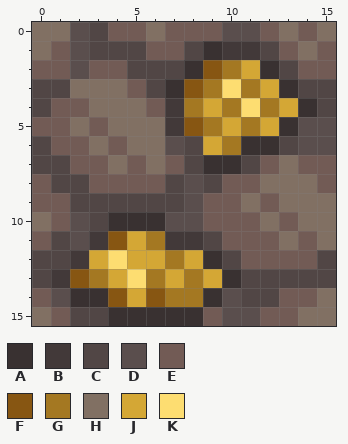
Pixel-art sprite, stored at Animations/Stone/GOLD/000.png. Above: the version before the commit.
The file is 32x32 pixels, drawn in blocks of 2x2; one block is one cell here. Colours within 5 levels of each other are drawn and written as one.
Palette (. is transparent): A #393131  B #423939  C #514645  D #5a4e4d  E #725b55  F #875612  G #a47822  H #817063  J #d4a735  K #fddd71
Pixels before, first column x 0:
 0 HHDCEEHEEEDDEHEH
 1 HEDCCCEECABBCEHE
 2 EEDEECCCAFGJACEE
 3 CCHHHECAFGKGJACC
 4 CEEHHHEBGJGKGJAC
 5 EEHEHHHBFGJGJADD
 6 CEEHEHHDCJGAACDD
 7 CCEEHEHECAACEHEE
 8 ECCEEEECDCEEHHHE
 9 EECCCCCCDEEHEHHH
10 HEDCAAADDEEEHEHH
11 ECDBFJGBBCEEEHEH
12 CCBJKJJGJACEEEEC
13 CBFGJKGJGJACCCCC
14 EDAAFJFGGADCCEEH
15 HECCAAAAAEDDEEHH
The same view after the edit:
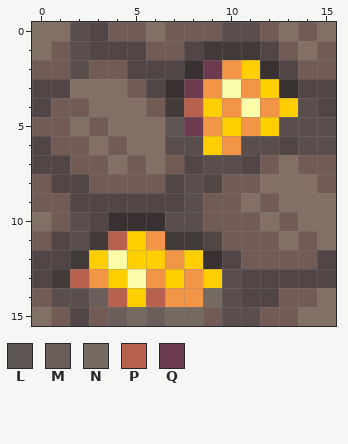
Colours new in this view: L #5d5655  M #6b5d5a  N #746a62  P #b8614e  Q #6c3b4f
The edit:
Colour G changes from #a47822 to #f29546.
Colour J changes from #d4a735 to #ffce00.
Colour K changes from #fddd71 to #fbfcaa.
Colour B replaces colour A in row 1 at x 9.
Colour D replaces colour A in row 4 at x 14; in row 5 at x 13; in row 6 at x 11 to 12; in row 7 at x 9 to 10; in row 13 at x 10; in row 14 at x 2.
Colour D replaces colour C in row 6 at x 8.
Colour E replaces colour C in row 15 at x 3.
Colour L replaces colour B in row 5 at x 7.
Colour M replaces colour A in row 14 at x 3; in row 15 at x 4 and 6.
Colour N replaces colour A in row 14 at x 9; in row 15 at x 5 and 7 to 8.
Colour P replaces colour F in row 11 at x 4; in row 13 at x 2; in row 14 at x 4 and 6.
Colour P replaces colour G in row 4 at x 8.
Colour Q replaces colour F in row 2 at x 9; in row 3 at x 8; in row 5 at x 8.
Changed places in both pictures, as pixel boxes (x1, y1, x2, y2):
changed: (70, 41, 317, 326)
